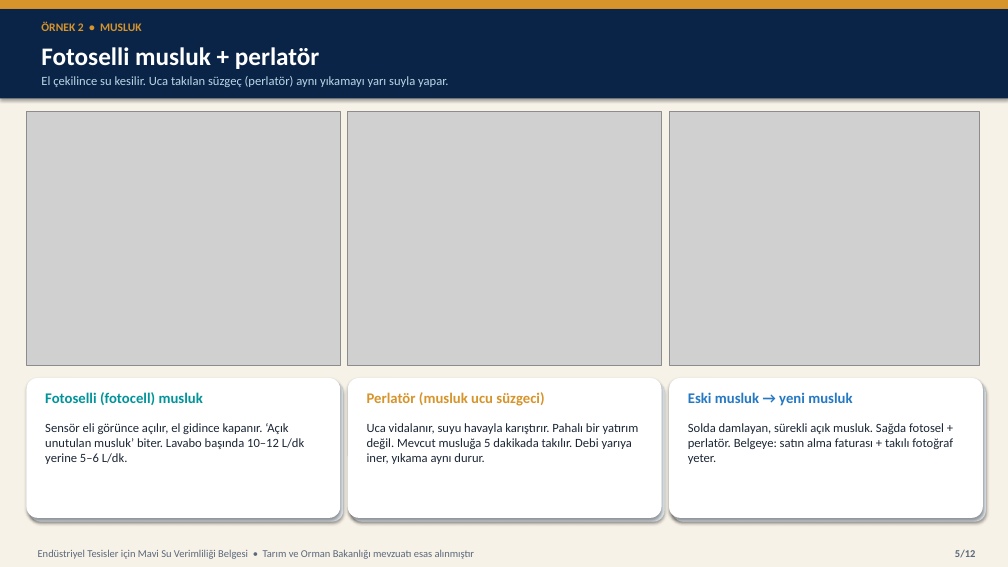
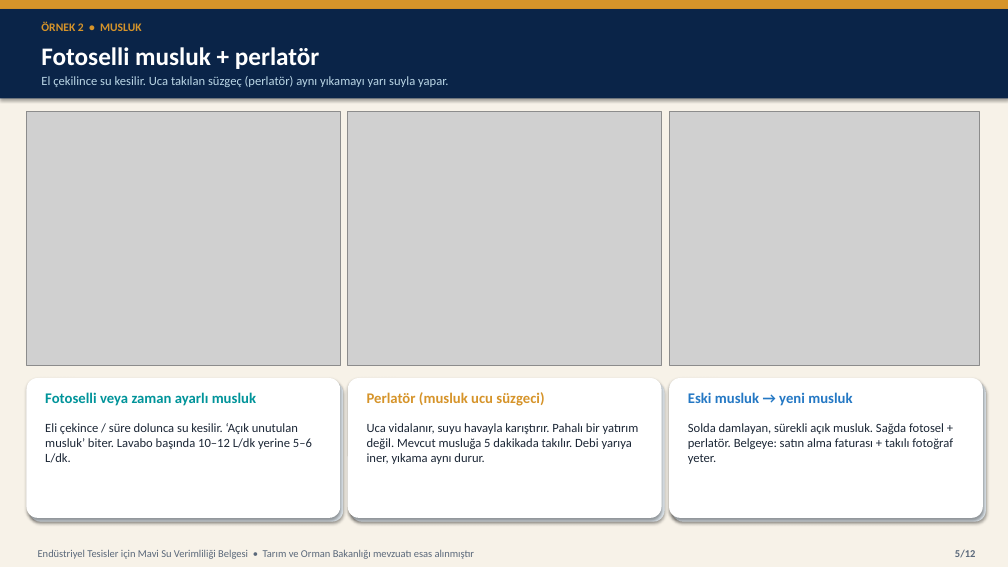
Before and after one commit to iremalisan/alisansges, a slide deck: slide 5 of sunum/Endustriyel_Tesisler_Mavi_Su_Belgesi.pptx. Drawn at 1008x567 pixels with LibreOffice and Linux fonts; fonts in the diff are those of the drawing; grey boxes stand for pictures. Boxes give left, top, right and bottom in pixels: in the first picture for what was removed or moved away, otherwise in the second. Text is boxed around its words. In the diff, an @@ line names an element or a change of style, - is before the commit and + after.

```diff
--- a/sunum/Endustriyel_Tesisler_Mavi_Su_Belgesi.pptx
+++ b/sunum/Endustriyel_Tesisler_Mavi_Su_Belgesi.pptx
@@ text at (45,392,256,406): text changed @@
-Fotoselli (fotocell) musluk
+Fotoselli veya zaman ayarlı musluk
@@ text at (45,423,312,463): text changed @@
-Sensör eli görünce açılır, el gidince kapanır. ‘Açık unutulan musluk’ biter. Lavabo başında 10–12 L/dk yerine 5–6 L/dk.
+Eli çekince / süre dolunca su kesilir. ‘Açık unutulan musluk’ biter. Lavabo başında 10–12 L/dk yerine 5–6 L/dk.
```
Also in this commit, not shown: 5 other slides changed, 8 other files.
